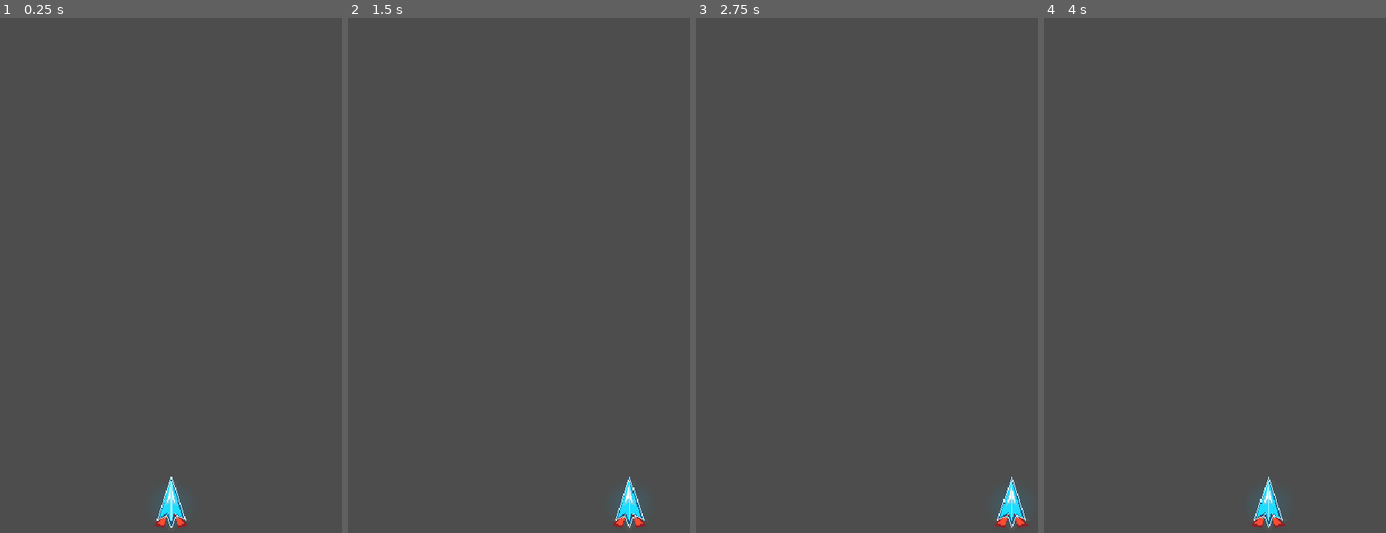
Above: before the commit, frames 1-4 (left to right).
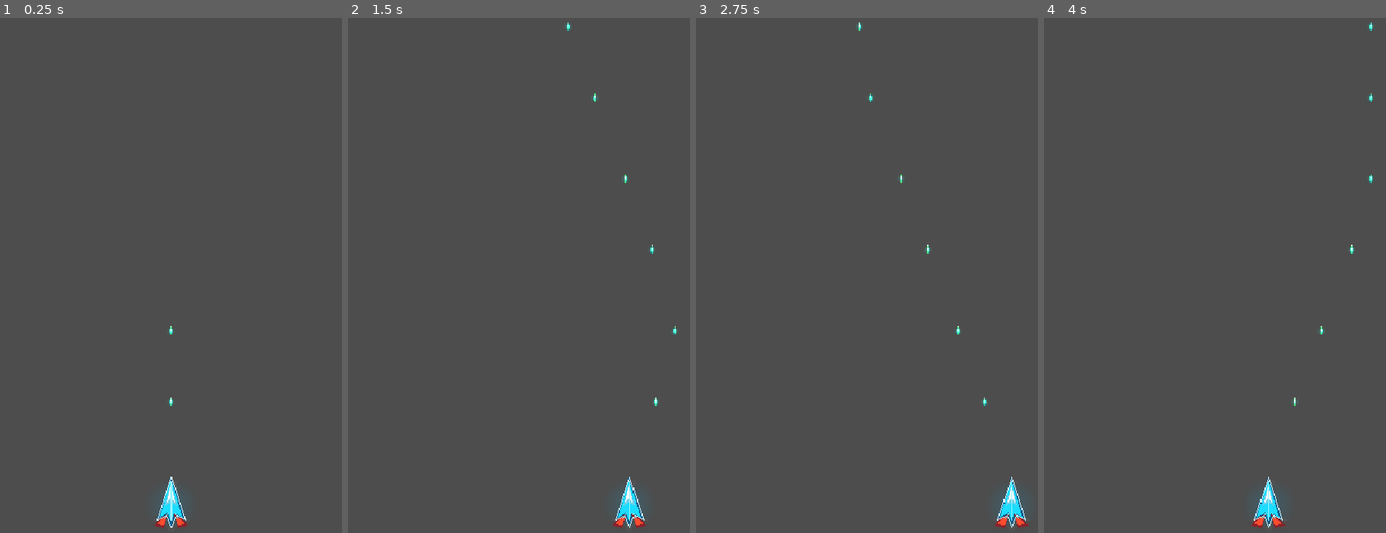
Above: after the commit, the same moments.

Repository: djglxxii/LastHorizon
Game: Godot game, scene res://scenes/main/Main.tscn
The game is run twice, just before and just after one commit, with the same random seed, the same clock (stepped at 60 frames per second) and the same inputs.
Inputs (mouse positions are in pixels of both pictures, inside the frame that each line leads up to):
- Up to frame 1 (0.25 s): no input
- Up to frame 2 (1.5 s): tap Enter at 0.5 s; move the mouse to (594, 239) at 0.52 s; hold Right (ui_right) 0.53-1.28 s; tap Space at 0.6, 0.77, 1.07, 1.35 s; click (594, 239) at 0.67 s; move the mouse to (450, 301) at 1.27 s; hold Left (ui_left) from 1.28 s (still down); click (450, 301) at 1.42 s
- Up to frame 3 (2.75 s): tap Space at 1.52, 1.82, 2.1 s; move the mouse to (901, 136) at 2.02 s; release Left (ui_left) at 2.03 s; hold Right (ui_right) from 2.03 s (still down); click (901, 136) at 2.17 s
- Up to frame 4 (4 s): move the mouse to (1197, 388) at 2.77 s; tap Space at 2.85, 3.02, 3.32, 3.5, 3.6, 3.77 s; click (1197, 388) at 2.92 s; move the mouse to (1317, 357) at 3.52 s; release Right (ui_right) at 3.53 s; hold Left (ui_left) from 3.53 s (still down); click (1317, 357) at 3.67 s

The runs differ from the first frame. In frame 1, less than 0.1% of the frame differs, in the area x 49-51%, y 59-76%; in frame 2, less than 0.1%, in the area x 63-97%, y 0-76%; in frame 3, less than 0.1%; in frame 4, less than 0.1%.

Commit message:
Complete T003 auto-fire pea shooter

Diff:
--- a/scenes/player/Player.tscn
+++ b/scenes/player/Player.tscn
@@ -1,7 +1,9 @@
-[gd_scene load_steps=3 format=3]
+[gd_scene load_steps=5 format=3]
 
 [ext_resource type="Script" path="res://src/player/player_ship.gd" id="1_player_ship"]
 [ext_resource type="Texture2D" path="res://assets/sprites/player/player-ship.png" id="2_player_ship"]
+[ext_resource type="Script" path="res://src/player/pea_shooter.gd" id="3_pea_shooter"]
+[ext_resource type="PackedScene" path="res://scenes/projectiles/PeaBullet.tscn" id="4_pea_bullet"]
 
 [node name="Player" type="Node2D"]
 position = Vector2(270, 850)
@@ -11,3 +13,8 @@
 texture_filter = 1
 texture = ExtResource("2_player_ship")
 scale = Vector2(1.5, 1.5)
+
+[node name="PeaShooter" type="Node2D" parent="."]
+position = Vector2(0, -46)
+script = ExtResource("3_pea_shooter")
+bullet_scene = ExtResource("4_pea_bullet")
--- /dev/null
+++ b/scenes/projectiles/PeaBullet.tscn
@@ -0,0 +1,11 @@
+[gd_scene load_steps=3 format=3]
+
+[ext_resource type="Script" path="res://src/weapons/pea_bullet.gd" id="1_pea_bullet"]
+[ext_resource type="Texture2D" path="res://assets/sprites/projectiles/pea-bullet.png" id="2_pea_bullet"]
+
+[node name="PeaBullet" type="Node2D"]
+script = ExtResource("1_pea_bullet")
+
+[node name="Sprite2D" type="Sprite2D" parent="."]
+texture_filter = 1
+texture = ExtResource("2_pea_bullet")
--- /dev/null
+++ b/src/player/pea_shooter.gd
@@ -0,0 +1,74 @@
+extends Node2D
+
+signal bullet_fired(bullet: Node2D)
+
+const MIN_FIRE_INTERVAL := 0.01
+const MAX_CATCHUP_SHOTS := 4
+
+@export var bullet_scene: PackedScene
+@export var fire_interval := 0.125
+@export var bullet_speed := 960.0
+@export var bullet_parent_path: NodePath
+
+var _time_until_next_shot := 0.0
+
+
+func _ready() -> void:
+	_time_until_next_shot = 0.0
+
+
+func _physics_process(delta: float) -> void:
+	var interval := maxf(fire_interval, MIN_FIRE_INTERVAL)
+	_time_until_next_shot -= delta
+
+	var shots_fired := 0
+	while _time_until_next_shot <= 0.0 and shots_fired < MAX_CATCHUP_SHOTS:
+		fire_once()
+		_time_until_next_shot += interval
+		shots_fired += 1
+
+
+func fire_once() -> Node2D:
+	if bullet_scene == null:
+		push_warning("PeaShooter has no bullet_scene assigned.")
+		return null
+
+	var bullet := bullet_scene.instantiate() as Node2D
+	if bullet == null:
+		push_warning("PeaShooter bullet_scene must instantiate a Node2D.")
+		return null
+
+	bullet.set_speed(bullet_speed)
+
+	var bullet_parent := _resolve_bullet_parent()
+	var spawn_position := _spawn_position()
+	bullet_parent.add_child(bullet)
+	bullet.position = spawn_position
+
+	bullet_fired.emit(bullet)
+	return bullet
+
+
+func _resolve_bullet_parent() -> Node:
+	if bullet_parent_path != NodePath() and has_node(bullet_parent_path):
+		return get_node(bullet_parent_path)
+
+	var current_scene := get_tree().current_scene
+	if current_scene != null:
+		return current_scene
+
+	return get_tree().root
+
+
+func _spawn_position() -> Vector2:
+	if is_inside_tree():
+		return global_position
+
+	var resolved_position := position
+	var current := get_parent()
+	while current != null:
+		if current is Node2D:
+			resolved_position += (current as Node2D).position
+		current = current.get_parent()
+
+	return resolved_position
--- /dev/null
+++ b/src/weapons/pea_bullet.gd
@@ -0,0 +1,28 @@
+extends Node2D
+
+@export var speed := 960.0
+@export var playfield_width := 540.0
+@export var despawn_margin := 32.0
+
+
+func _physics_process(delta: float) -> void:
+	global_position += velocity() * delta
+
+	if _is_outside_playfield():
+		queue_free()
+
+
+func set_speed(value: float) -> void:
+	speed = value
+
+
+func velocity() -> Vector2:
+	return Vector2.UP * speed
+
+
+func _is_outside_playfield() -> bool:
+	return (
+		global_position.y < -despawn_margin
+		or global_position.x < -despawn_margin
+		or global_position.x > playfield_width + despawn_margin
+	)
--- /dev/null
+++ b/tests/evidence/T003-auto-fire-pea-shooter/render_bullet_stream.gd
@@ -0,0 +1,107 @@
+extends SceneTree
+
+const OUTPUT_PATH := "res://tests/evidence/T003-auto-fire-pea-shooter/bullet-stream.png"
+const PLAYER_SPRITE_PATH := "res://assets/sprites/player/player-ship.png"
+const BULLET_SPRITE_PATH := "res://assets/sprites/projectiles/pea-bullet.png"
+const WIDTH := 540
+const HEIGHT := 960
+
+
+func _init() -> void:
+	var image := Image.create(WIDTH, HEIGHT, false, Image.FORMAT_RGBA8)
+	image.fill(Color(0.02, 0.025, 0.04))
+
+	_draw_playfield_frame(image)
+	_draw_bullet_column(image, 150, 820)
+	_draw_bullet_column(image, 270, 780)
+	_draw_bullet_column(image, 390, 830)
+	_draw_player(image, Vector2i(150, 850))
+	_draw_player(image, Vector2i(270, 850))
+	_draw_player(image, Vector2i(390, 850))
+
+	var error := image.save_png(OUTPUT_PATH)
+	if error != OK:
+		push_error("Failed to save bullet stream evidence: %s" % error)
+		quit(1)
+		return
+
+	print("Saved %s" % ProjectSettings.globalize_path(OUTPUT_PATH))
+	quit(0)
+
+
+func _draw_playfield_frame(image: Image) -> void:
+	_draw_line(image, Vector2i(0, 0), Vector2i(WIDTH - 1, 0), Color(0.14, 0.55, 0.72))
+	_draw_line(image, Vector2i(WIDTH - 1, 0), Vector2i(WIDTH - 1, HEIGHT - 1), Color(0.14, 0.55, 0.72))
+	_draw_line(image, Vector2i(WIDTH - 1, HEIGHT - 1), Vector2i(0, HEIGHT - 1), Color(0.14, 0.55, 0.72))
+	_draw_line(image, Vector2i(0, HEIGHT - 1), Vector2i(0, 0), Color(0.14, 0.55, 0.72))
+
+
+func _draw_bullet_column(image: Image, x: int, start_y: int) -> void:
+	var bullet_image := Image.load_from_file(ProjectSettings.globalize_path(BULLET_SPRITE_PATH))
+	for index in range(7):
+		var y := start_y - index * 92
+		_draw_sprite(image, bullet_image, Vector2i(x, y), 2.0)
+
+
+func _draw_player(image: Image, position: Vector2i) -> void:
+	var player_image := Image.load_from_file(ProjectSettings.globalize_path(PLAYER_SPRITE_PATH))
+	_draw_sprite(image, player_image, position, 1.5)
+
+
+func _draw_sprite(image: Image, sprite: Image, center: Vector2i, scale: float) -> void:
+	var draw_size := Vector2i(
+		int(sprite.get_width() * scale),
+		int(sprite.get_height() * scale)
+	)
+	var top_left := center - draw_size / 2
+
+	for y in range(draw_size.y):
+		for x in range(draw_size.x):
+			var source_x := int(floor(x / scale))
+			var source_y := int(floor(y / scale))
+			var color := sprite.get_pixel(source_x, source_y)
+			if color.a > 0.0:
+				_blend_pixel(image, top_left.x + x, top_left.y + y, color)
+
+
+func _draw_line(image: Image, start: Vector2i, end: Vector2i, color: Color) -> void:
+	var x0 := start.x
+	var y0 := start.y
+	var x1 := end.x
+	var y1 := end.y
+	var dx := absi(x1 - x0)
+	var sx := 1 if x0 < x1 else -1
+	var dy := -absi(y1 - y0)
+	var sy := 1 if y0 < y1 else -1
+	var error := dx + dy
+
+	while true:
+		_blend_pixel(image, x0, y0, color)
+		if x0 == x1 and y0 == y1:
+			break
+		var error2 := 2 * error
+		if error2 >= dy:
+			error += dy
+			x0 += sx
+		if error2 <= dx:
+			error += dx
+			y0 += sy
+
+
+func _blend_pixel(image: Image, x: int, y: int, color: Color) -> void:
+	if x < 0 or x >= WIDTH or y < 0 or y >= HEIGHT:
+		return
+
+	var under := image.get_pixel(x, y)
+	var alpha := color.a
+	var out_alpha := alpha + under.a * (1.0 - alpha)
+	if out_alpha <= 0.0:
+		image.set_pixel(x, y, Color(0, 0, 0, 0))
+		return
+
+	image.set_pixel(x, y, Color(
+		(color.r * alpha + under.r * under.a * (1.0 - alpha)) / out_alpha,
+		(color.g * alpha + under.g * under.a * (1.0 - alpha)) / out_alpha,
+		(color.b * alpha + under.b * under.a * (1.0 - alpha)) / out_alpha,
+		out_alpha
+	))
--- /dev/null
+++ b/tests/evidence/T003-auto-fire-pea-shooter/verify_pea_shooter.gd
@@ -0,0 +1,254 @@
+extends SceneTree
+
+const PLAYER_SCENE := preload("res://scenes/player/Player.tscn")
+const STEP_DELTA := 1.0 / 60.0
+const SIM_SECONDS := 2.0
+const SIM_STEPS := int(SIM_SECONDS / STEP_DELTA)
+
+
+func _init() -> void:
+	var failures: Array[String] = []
+
+	var no_input := _run_simulation(false)
+	var noisy_input := _run_simulation(true)
+	var reposition := _run_reposition_simulation()
+
+	_verify_fire_count(no_input, "no input", failures)
+	_verify_fire_count(noisy_input, "synthetic input", failures)
+	_verify_matching_fire_rate(no_input, noisy_input, failures)
+	_verify_bullet_motion(noisy_input, failures)
+	_verify_spawn_positions_follow_player(reposition, failures)
+
+	print("No-input bullets fired: %s" % no_input["count"])
+	print("Synthetic-input bullets fired: %s" % noisy_input["count"])
+	print("First spawn: %s" % no_input["first_spawn"])
+	print("Reposition spawn range x: %s..%s" % [reposition["min_spawn_x"], reposition["max_spawn_x"]])
+	print("Sample bullet velocity: %s" % noisy_input["sample_velocity"])
+
+	if failures.is_empty():
+		print("PEA_SHOOTER_VERIFICATION_OK")
+		quit(0)
+		return
+
+	for failure in failures:
+		push_error(failure)
+	quit(1)
+
+
+func _run_simulation(apply_input: bool) -> Dictionary:
+	_release_test_inputs()
+
+	var container := Node2D.new()
+	root.add_child(container)
+
+	var bullet_parent := Node2D.new()
+	bullet_parent.name = "BulletParent"
+	container.add_child(bullet_parent)
+
+	var player := PLAYER_SCENE.instantiate()
+	player.position = Vector2(270.0, 850.0)
+	player.fixed_y = 850.0
+	container.add_child(player)
+	player.clamp_to_playfield()
+
+	var shooter := player.get_node("PeaShooter")
+	shooter.bullet_parent_path = shooter.get_path_to(bullet_parent)
+
+	var spawns: Array[Vector2] = []
+	var velocities: Array[Vector2] = []
+	shooter.bullet_fired.connect(func(bullet: Node2D) -> void:
+		spawns.append(bullet.position)
+		if bullet.has_method("velocity"):
+			velocities.append(bullet.velocity())
+	)
+
+	for step in range(SIM_STEPS):
+		if apply_input:
+			_apply_synthetic_input(step)
+
+		player._physics_process(STEP_DELTA)
+		shooter._physics_process(STEP_DELTA)
+		for bullet in bullet_parent.get_children():
+			if bullet.has_method("_physics_process"):
+				bullet._physics_process(STEP_DELTA)
+
+	_release_test_inputs()
+
+	var live_bullets := bullet_parent.get_child_count()
+	var result := {
+		"count": spawns.size(),
+		"first_spawn": spawns[0] if !spawns.is_empty() else Vector2.ZERO,
+		"last_spawn": spawns[spawns.size() - 1] if !spawns.is_empty() else Vector2.ZERO,
+		"min_spawn_x": _min_spawn_x(spawns),
+		"max_spawn_x": _max_spawn_x(spawns),
+		"sample_velocity": velocities[0] if !velocities.is_empty() else Vector2.ZERO,
+		"live_bullets": live_bullets,
+		"fire_interval": shooter.fire_interval,
+		"bullet_speed": shooter.bullet_speed,
+	}
+
+	container.queue_free()
+	return result
+
+
+func _run_reposition_simulation() -> Dictionary:
+	var container := Node2D.new()
+	root.add_child(container)
+
+	var bullet_parent := Node2D.new()
+	bullet_parent.name = "BulletParent"
+	container.add_child(bullet_parent)
+
+	var player := PLAYER_SCENE.instantiate()
+	player.position = Vector2(270.0, 850.0)
+	player.fixed_y = 850.0
+	container.add_child(player)
+	player.clamp_to_playfield()
+
+	var shooter := player.get_node("PeaShooter")
+	shooter.bullet_parent_path = shooter.get_path_to(bullet_parent)
+
+	var spawns: Array[Vector2] = []
+	shooter.bullet_fired.connect(func(bullet: Node2D) -> void:
+		spawns.append(bullet.position)
+	)
+
+	for step in range(SIM_STEPS):
+		if step == 40:
+			player.position.x = 150.0
+			player.clamp_to_playfield()
+		if step == 80:
+			player.position.x = 390.0
+			player.clamp_to_playfield()
+
+		shooter._physics_process(STEP_DELTA)
+		for bullet in bullet_parent.get_children():
+			if bullet.has_method("_physics_process"):
+				bullet._physics_process(STEP_DELTA)
+
+	var result := {
+		"first_spawn": spawns[0] if !spawns.is_empty() else Vector2.ZERO,
+		"min_spawn_x": _min_spawn_x(spawns),
+		"max_spawn_x": _max_spawn_x(spawns),
+	}
+
+	container.queue_free()
+	return result
+
+
+func _verify_fire_count(result: Dictionary, label: String, failures: Array[String]) -> void:
+	var expected_min := floori(SIM_SECONDS / result["fire_interval"])
+	var expected_max := ceili(SIM_SECONDS / result["fire_interval"]) + 1
+	var count := int(result["count"])
+
+	if count < expected_min or count > expected_max:
+		failures.append("%s expected %s-%s bullets, got %s" % [label, expected_min, expected_max, count])
+
+	if int(result["live_bullets"]) <= 0:
+		failures.append("%s expected live bullets during the stream" % label)
+
+
+func _verify_matching_fire_rate(no_input: Dictionary, noisy_input: Dictionary, failures: Array[String]) -> void:
+	if int(no_input["count"]) != int(noisy_input["count"]):
+		failures.append(
+			"synthetic fire/movement inputs changed fire count: no input=%s, synthetic input=%s"
+			% [no_input["count"], noisy_input["count"]]
+		)
+
+
+func _verify_bullet_motion(result: Dictionary, failures: Array[String]) -> void:
+	var velocity := result["sample_velocity"] as Vector2
+	if !is_equal_approx(velocity.x, 0.0) or velocity.y >= 0.0:
+		failures.append("expected upward bullet velocity, got %s" % velocity)
+
+	if !is_equal_approx(absf(velocity.y), float(result["bullet_speed"])):
+		failures.append("expected velocity magnitude %s, got %s" % [result["bullet_speed"], velocity])
+
+
+func _verify_spawn_positions_follow_player(result: Dictionary, failures: Array[String]) -> void:
+	var first_spawn := result["first_spawn"] as Vector2
+
+	if !is_equal_approx(first_spawn.y, 804.0):
+		failures.append("expected muzzle y=804, got %s" % first_spawn.y)
+
+	if float(result["min_spawn_x"]) >= first_spawn.x and float(result["max_spawn_x"]) <= first_spawn.x:
+		failures.append("expected synthetic movement to change bullet x positions")
+
+
+func _min_spawn_x(spawns: Array[Vector2]) -> float:
+	if spawns.is_empty():
+		return 0.0
+
+	var minimum := spawns[0].x
+	for spawn in spawns:
+		minimum = minf(minimum, spawn.x)
+	return minimum
+
+
+func _max_spawn_x(spawns: Array[Vector2]) -> float:
+	if spawns.is_empty():
+		return 0.0
+
+	var maximum := spawns[0].x
+	for spawn in spawns:
+		maximum = maxf(maximum, spawn.x)
+	return maximum
+
+
+func _apply_synthetic_input(step: int) -> void:
+	if step == 12:
+		_send_key(KEY_SPACE, true)
+	if step == 24:
+		_send_key(KEY_SPACE, false)
+	if step == 36:
+		_send_mouse_button(MOUSE_BUTTON_LEFT, true)
+	if step == 48:
+		_send_mouse_button(MOUSE_BUTTON_LEFT, false)
+	if step == 60:
+		_send_key(KEY_A, true)
+	if step == 84:
+		_send_key(KEY_A, false)
+	if step == 96:
+		_send_key(KEY_D, true)
+	if step == 119:
+		_send_key(KEY_D, false)
+	if step == 72:
+		_send_joy_button(JOY_BUTTON_A, true)
+	if step == 90:
+		_send_joy_button(JOY_BUTTON_A, false)
+
+
+func _release_test_inputs() -> void:
+	Input.action_release("ui_left")
+	Input.action_release("ui_right")
+	_send_key(KEY_A, false)
+	_send_key(KEY_D, false)
+	_send_key(KEY_SPACE, false)
+	_send_mouse_button(MOUSE_BUTTON_LEFT, false)
+	_send_joy_button(JOY_BUTTON_A, false)
+	Input.flush_buffered_events()
+
+
+func _send_key(keycode: Key, pressed: bool) -> void:
+	var event := InputEventKey.new()
+	event.keycode = keycode
+	event.physical_keycode = keycode
+	event.pressed = pressed
+	Input.parse_input_event(event)
+	Input.flush_buffered_events()
+
+
+func _send_mouse_button(button_index: MouseButton, pressed: bool) -> void:
+	var event := InputEventMouseButton.new()
+	event.button_index = button_index
+	event.pressed = pressed
+	Input.parse_input_event(event)
+	Input.flush_buffered_events()
+
+
+func _send_joy_button(button_index: JoyButton, pressed: bool) -> void:
+	var event := InputEventJoypadButton.new()
+	event.button_index = button_index
+	event.pressed = pressed
+	Input.parse_input_event(event)
+	Input.flush_buffered_events()
--- /dev/null
+++ b/tools/generate_pea_bullet_sprite.gd
@@ -0,0 +1,70 @@
+extends SceneTree
+
+const OUTPUT_PATH := "res://assets/sprites/projectiles/pea-bullet.png"
+const SIZE := 16
+const TRANSPARENT := Color(0, 0, 0, 0)
+const CORE := Color8(220, 255, 246, 255)
+const CYAN := Color8(72, 255, 218, 255)
+const GREEN := Color8(78, 240, 124, 255)
+const BLUE_SHADOW := Color8(28, 122, 160, 220)
+const GLOW := Color8(54, 230, 210, 96)
+
+
+func _init() -> void:
+	DirAccess.make_dir_recursive_absolute(ProjectSettings.globalize_path("res://assets/sprites/projectiles"))
+
+	var image := Image.create(SIZE, SIZE, false, Image.FORMAT_RGBA8)
+	image.fill(TRANSPARENT)
+
+	_draw_soft_glow(image)
+	_fill_rect(image, Rect2i(6, 2, 4, 10), BLUE_SHADOW)
+	_fill_rect(image, Rect2i(7, 1, 2, 12), GREEN)
+	_fill_rect(image, Rect2i(6, 4, 4, 6), CYAN)
+	_fill_rect(image, Rect2i(7, 3, 2, 5), CORE)
+	_blend_pixel(image, 7, 0, CORE)
+	_blend_pixel(image, 8, 0, CORE)
+	_blend_pixel(image, 6, 12, BLUE_SHADOW)
+	_blend_pixel(image, 9, 12, BLUE_SHADOW)
+
+	var error := image.save_png(OUTPUT_PATH)
+	if error != OK:
+		push_error("Failed to save pea bullet sprite: %s" % error)
+		quit(1)
+		return
+
+	print("Saved %s" % ProjectSettings.globalize_path(OUTPUT_PATH))
+	quit(0)
+
+
+func _draw_soft_glow(image: Image) -> void:
+	for y in range(SIZE):
+		for x in range(SIZE):
+			var distance := Vector2(x, y).distance_to(Vector2(7.5, 6.5))
+			if distance < 7.0:
+				var alpha := int(clampf((1.0 - distance / 7.0) * 80.0, 0.0, 80.0))
+				_blend_pixel(image, x, y, Color8(42, 242, 205, alpha))
+
+
+func _fill_rect(image: Image, rect: Rect2i, color: Color) -> void:
+	for y in range(rect.position.y, rect.end.y):
+		for x in range(rect.position.x, rect.end.x):
+			_blend_pixel(image, x, y, color)
+
+
+func _blend_pixel(image: Image, x: int, y: int, color: Color) -> void:
+	if x < 0 or x >= SIZE or y < 0 or y >= SIZE:
+		return
+
+	var under := image.get_pixel(x, y)
+	var alpha := color.a
+	var out_alpha := alpha + under.a * (1.0 - alpha)
+	if out_alpha <= 0.0:
+		image.set_pixel(x, y, TRANSPARENT)
+		return
+
+	image.set_pixel(x, y, Color(
+		(color.r * alpha + under.r * under.a * (1.0 - alpha)) / out_alpha,
+		(color.g * alpha + under.g * under.a * (1.0 - alpha)) / out_alpha,
+		(color.b * alpha + under.b * under.a * (1.0 - alpha)) / out_alpha,
+		out_alpha
+	))
Binary file added: assets/sprites/projectiles/pea-bullet.png
Binary file added: tests/evidence/T003-auto-fire-pea-shooter/bullet-stream.png
Not shown, added: tests/evidence/T003-auto-fire-pea-shooter/fire-rate-verification.txt
Not shown, added: tests/evidence/T003-auto-fire-pea-shooter/git-status.txt
Not shown, added: tests/evidence/T003-auto-fire-pea-shooter/headless-smoke.txt
Not shown, changed: docs/tasks/INDEX.md
Not shown, added: docs/tasks/completed/T003-auto-fire-pea-shooter.md
Not shown, added: tests/evidence/T003-auto-fire-pea-shooter/input-checklist.md
